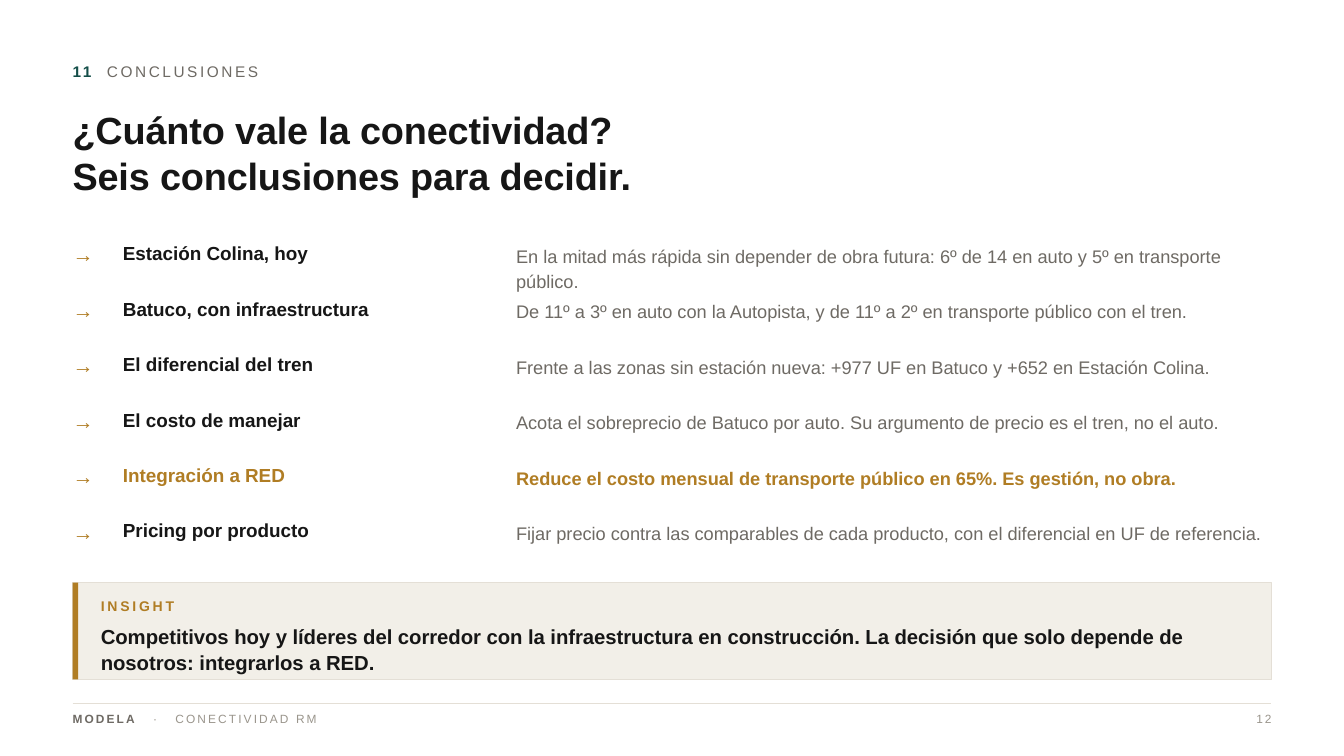
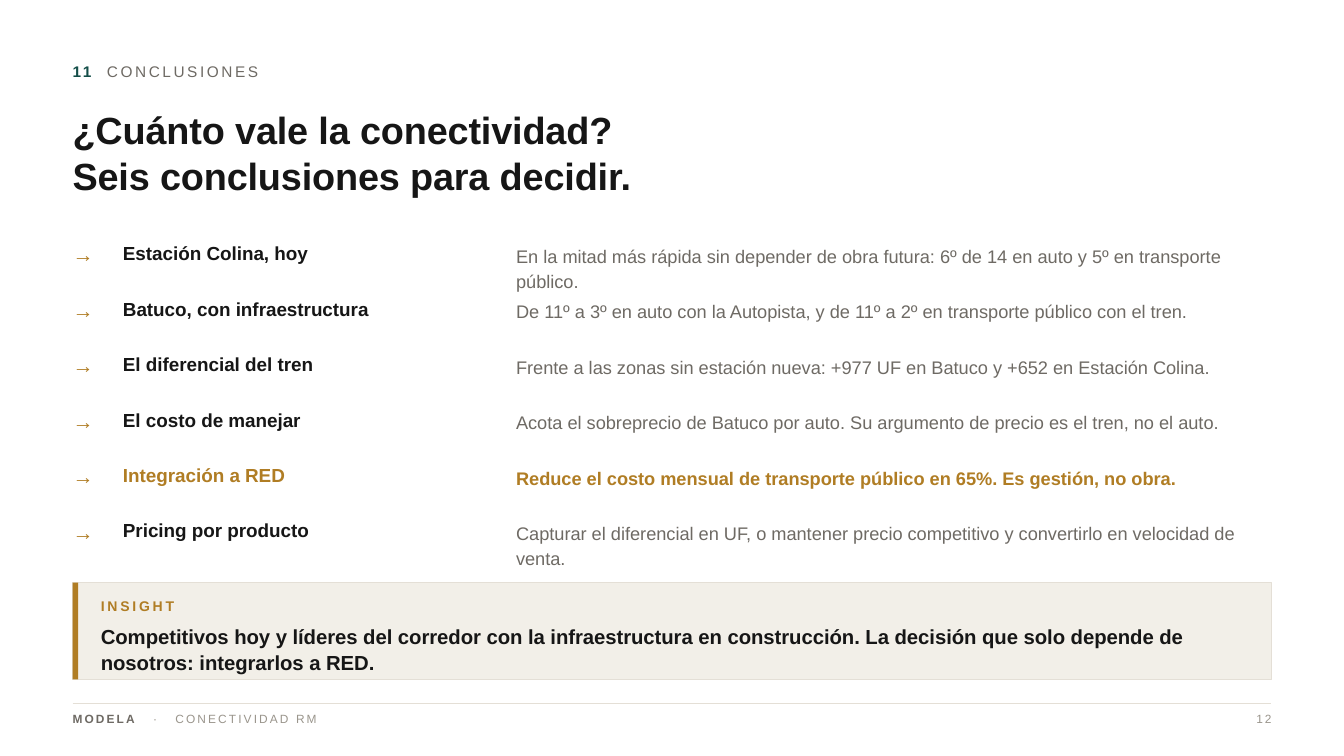
Before and after one commit to modela-simulador/modela-simulador, a slide deck: slide 12 of public/conectividad/Conectividad-Modela-Directorio-12.pptx. Drawn at 1344x756 pixels with LibreOffice and Linux fonts; fonts in the diff are those of the drawing. Boxes give left, top, right and bottom in pixels: in the first picture for what was removed or moved away, otherwise in the second. Text is boxed around its words. In the diff, an @@ line names an element or a change of style, - is before the commit and + after.

```diff
--- a/public/conectividad/Conectividad-Modela-Directorio-12.pptx
+++ b/public/conectividad/Conectividad-Modela-Directorio-12.pptx
@@ text at box(516, 527, 1234, 565): text changed @@
-Fijar precio contra las comparables de cada producto, con el diferencial en UF de referencia.
+Capturar el diferencial en UF, o mantener precio competitivo y convertirlo en velocidad de venta.
```
Also in this commit, not shown: 6 other slides changed, 33 other files.
